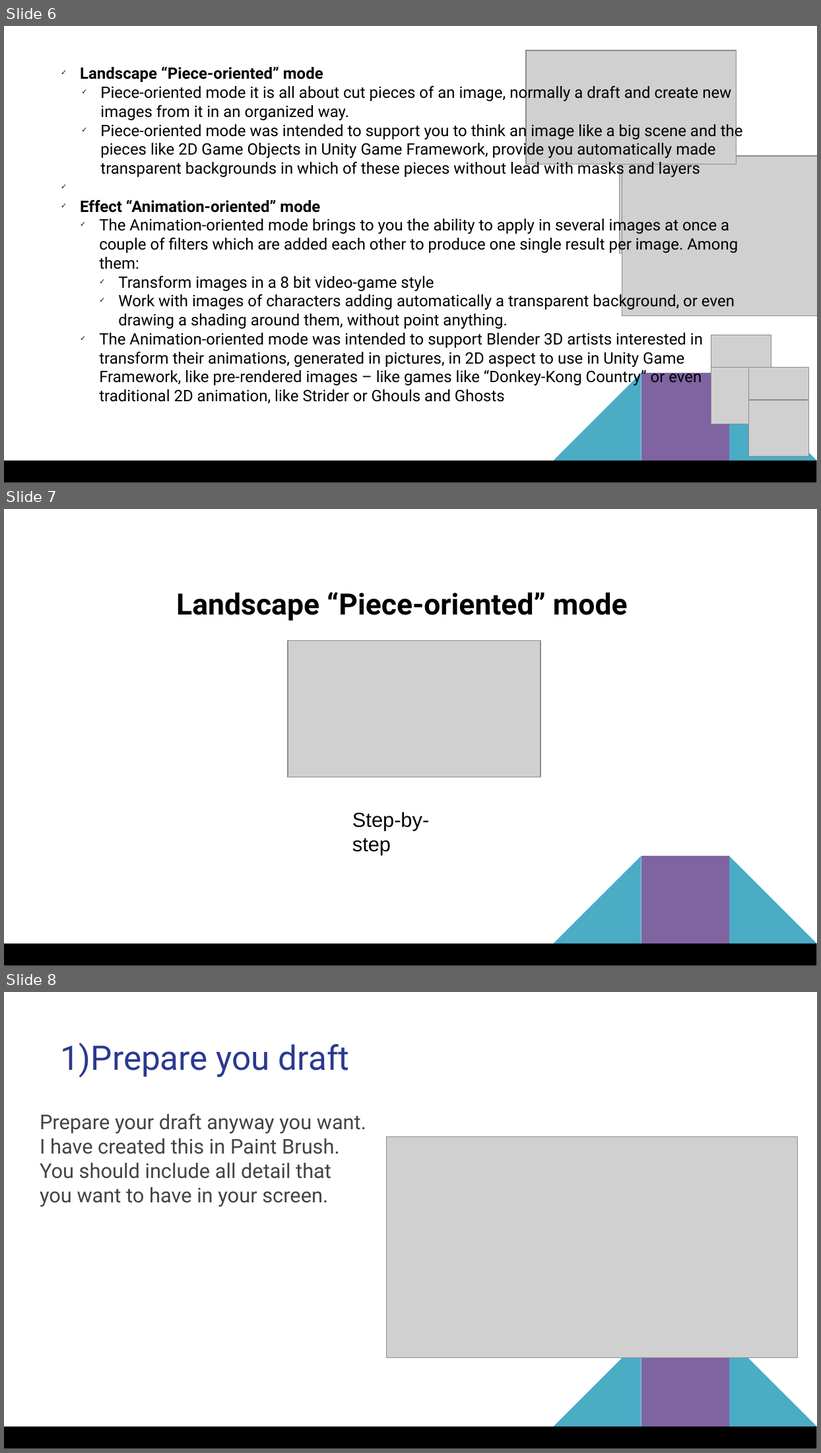
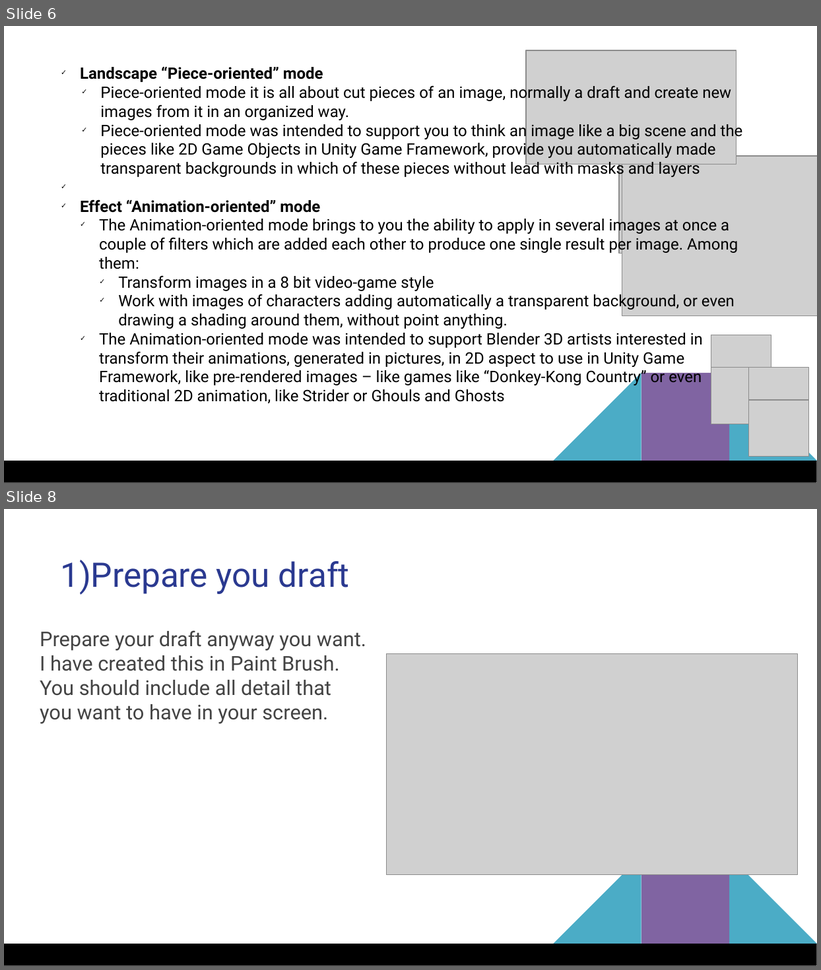
Before and after one commit to MGODOY-BR/smartSpriteFX, a slide deck: [doc]/Using smartSpriteFX.pptx. Shown one above the other, each under a label of ours: slides 6, 7 and 8 before the commit, slides 6 and 8 after it; the slides between them are not shown. The pictures are 821x1453 and 821x970 pixels, drawn with LibreOffice and Linux fonts; fonts in the diff are those of the drawing; grey boxes stand for pictures. Boxes give left, top, right and bottom in pixels: in the first picture for what was removed or moved away, otherwise in the second. Text is boxed around its words. In the diff, an @@ line names an element or a change of style, - is before the commit and + after.

```diff
--- a/[doc]/Using smartSpriteFX.pptx
+++ b/[doc]/Using smartSpriteFX.pptx
@@ slide 7 removed at [4,509,817,966], background #FFFFFF; not listed: 4 template elements that a slide beside it also shows @@
@@ text removed at [176,592,628,621] @@
-Landscape “Piece-oriented” mode
@@ picture removed at [288,641,541,778] @@
@@ text removed at [352,812,429,855] @@
-Step-by-step
```
Also in this commit, not shown: 5 slides added, 1 other slide removed, 4 other files.
